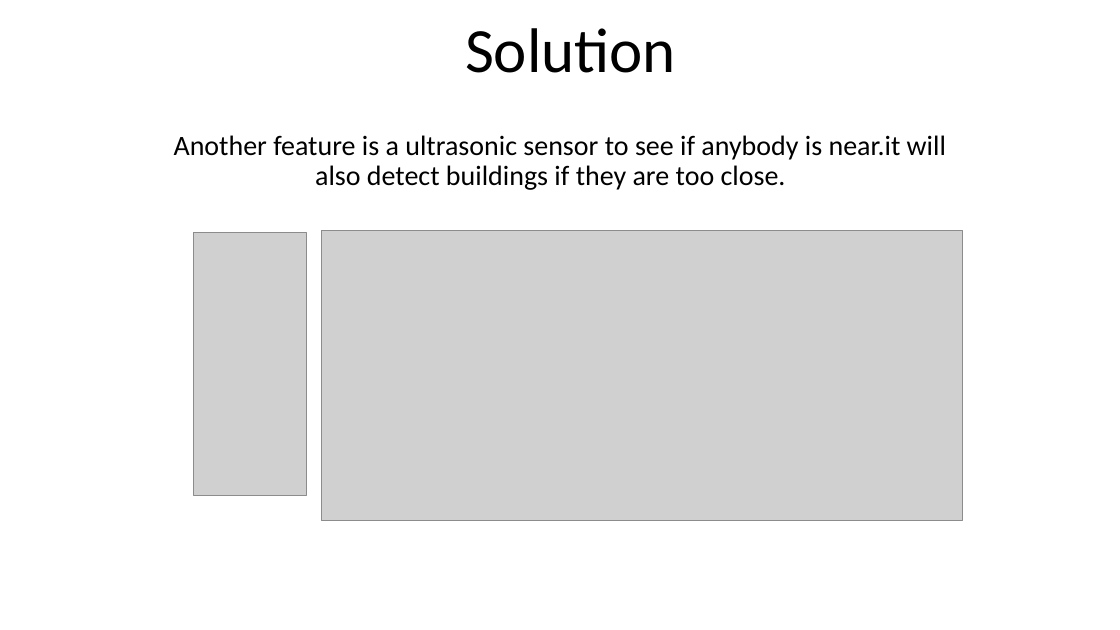
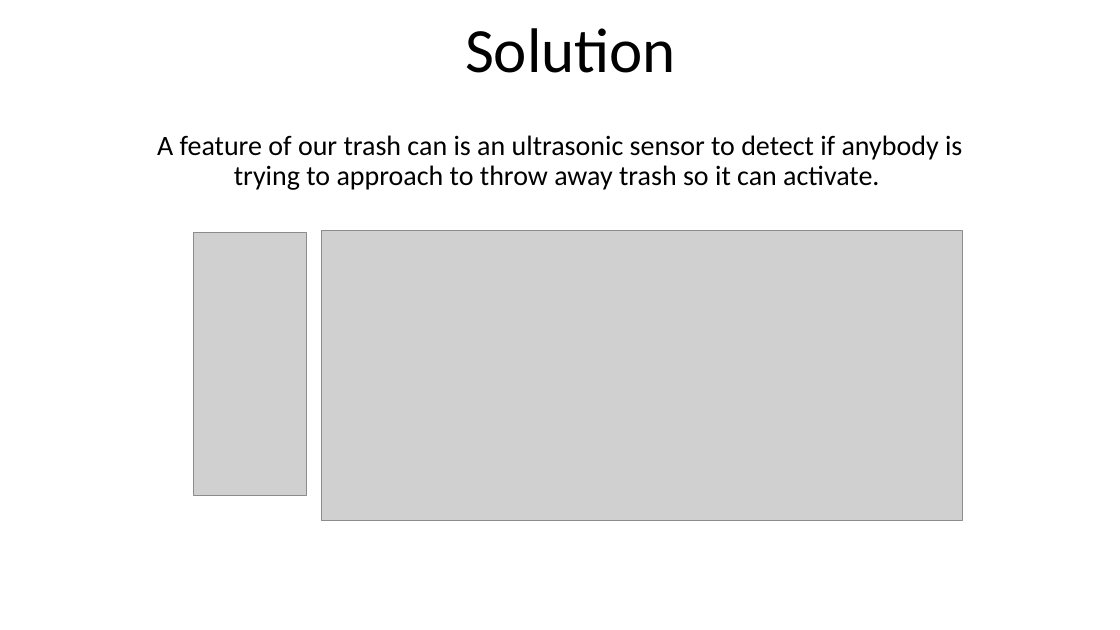
Before and after one commit to eeyujian/FLL2015, a slide deck: slide 1 of daniel/fll 2015 presintion.pptx (slide 2 before the commit). Drawn at 1120x630 pixels with LibreOffice and Linux fonts; fonts in the diff are those of the drawing; grey boxes stand for pictures. Boxes give left, top, right and bottom in pixels: in the first picture for what was removed or moved away, otherwise in the second. Text is boxed around its words. In the diff, an @@ line names an element or a change of style, - is before the commit and + after.

```diff
--- a/daniel/fll 2015 presintion.pptx
+++ b/daniel/fll 2015 presintion.pptx
@@ subtitle at (x1=157, y1=135, x2=962, y2=190): text changed @@
-Another feature is a ultrasonic sensor to see if anybody is near.it will also detect buildings if they are too close.
+A feature of our trash can is an ultrasonic sensor to detect if anybody is trying to approach to throw away trash so it can activate.
```
Also in this commit, not shown: 2 other slides changed, 1 slide added.
